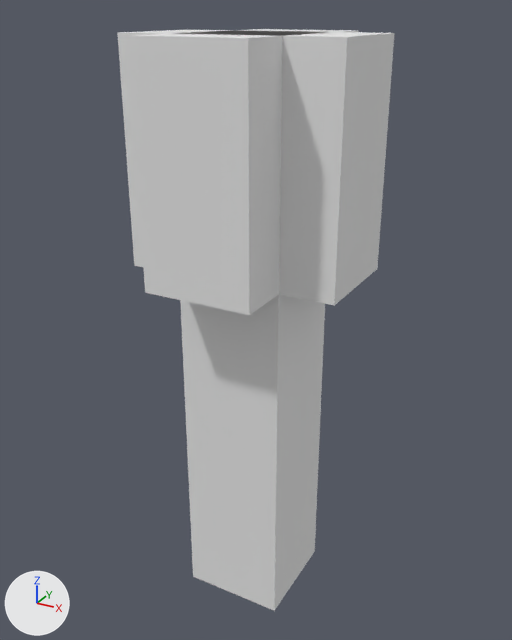
The Blender file resources/mods/projectred/textures/obj/gateparts/torch.blend, before and after one commit.
Before and after are seen from a 50 mm lens placed at (0.28, -0.508, 0.532), pointed at (-0.003, 0.007, 0.275). Lighting does not change. The marker at lower left points along +X, +Y and +Z.

Objects in the first picture: 'glow1', 'glow2', 'torch'.
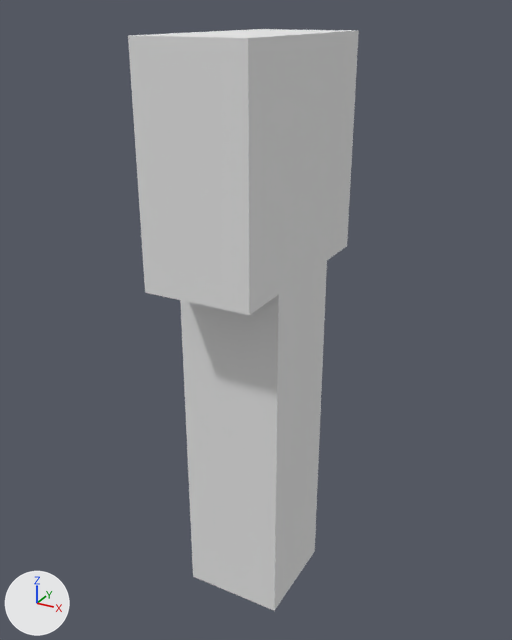
Where the change shows, as pixel boxes [x1, y1, x2, y2] in the pictures (512 x 640 px):
'glow2', hidden
    before: [118, 30, 394, 305]

Diff of the bpy script that builds the scene:
```diff
--- a/resources/mods/projectred/textures/obj/gateparts/torch.blend.py
+++ b/resources/mods/projectred/textures/obj/gateparts/torch.blend.py
@@ ob_glow2 @@
 ob_glow2.scale = (0.0469, 0.0234, 0.375)
+ob_glow2.hide_viewport = True
```
